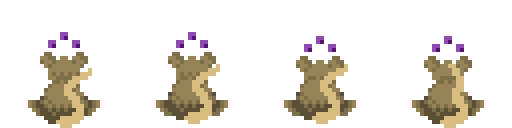
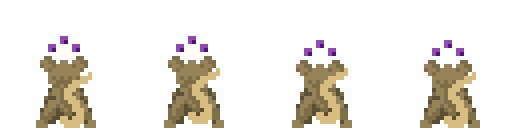
Layer changes from the first 512px x 128px image to the second:
added group "Controlled" with 5 layers above "Uncontrolled" over [36, 36, 480, 128]
added layer "Layer 8" (1st of 2, in "Controlled") in group "Controlled" over [420, 60, 480, 128]
added layer "Layer 9" in group "Controlled" over [432, 40, 464, 56]
added layer "Layer 7" (1st of 2, in "Controlled") in group "Controlled" over [292, 40, 352, 128]
added layer "Layer 6" (1st of 2, in "Controlled") in group "Controlled" over [164, 36, 224, 128]
added layer "Layer 5" (1st of 2, in "Controlled") in group "Controlled" over [36, 36, 96, 128]
renamed "Controlled" to "Uncontrolled", hid the group it (4 layers) over [28, 32, 484, 128]
renamed "Layer 4" to "Layer 8", painted on it over [412, 36, 484, 128]
renamed "Layer 3" to "Layer 7", painted on it over [284, 36, 356, 128]
renamed "Layer 2" to "Layer 6", painted on it over [156, 32, 228, 128]
renamed "Layer 1" to "Layer 5", painted on it over [28, 32, 100, 128]
